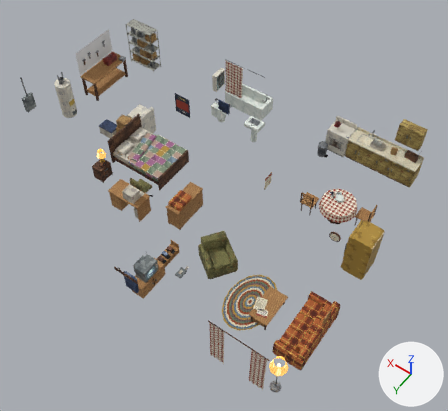
Before and after pictures for a commit that changed the glTF model THE_VEIL_ASSETS_V2/03_Residential/House_Variants/RES_PlayerHome_Furnishing.glb.
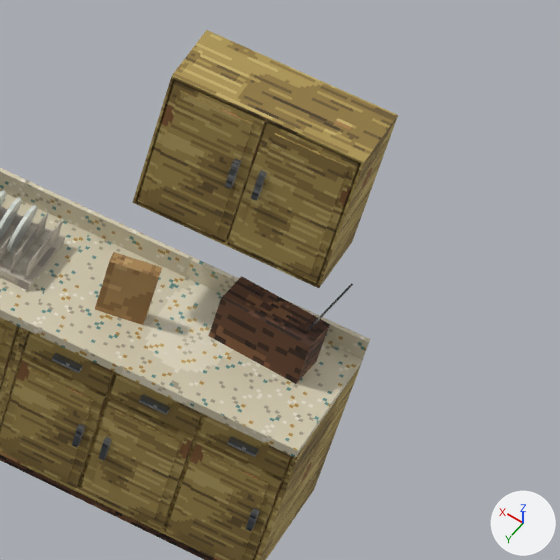
Each version appears first whole from a camera (50 mm lens) standing at (-8.62, 3.21, 16.36) and looking at (-1.47, -6.79, 0.64), and next in a close-up on the part from 84% to 100% of the width and 28% to 45% of the height. Every picture has the same lights, and +X, +Y and +Z are marked at lower right. The older version's two pictures come first. Objects named as collision shapes, trigger or cutter boxes, shadow casters or lower levels of detail are left out. Where no turn or scale is listed for an object, it has been applied to the vertices. Vertices at exactly the same position are counted once.

Objects in the first close-up: 'RES_PlayerHome_Furnishing_Mesh'.
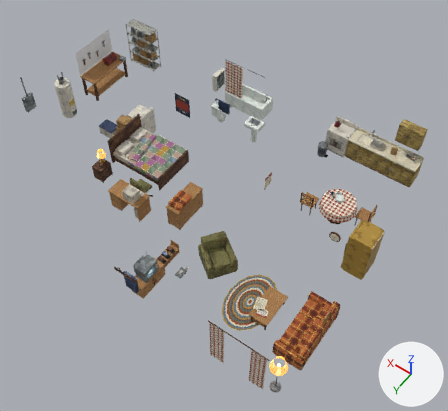
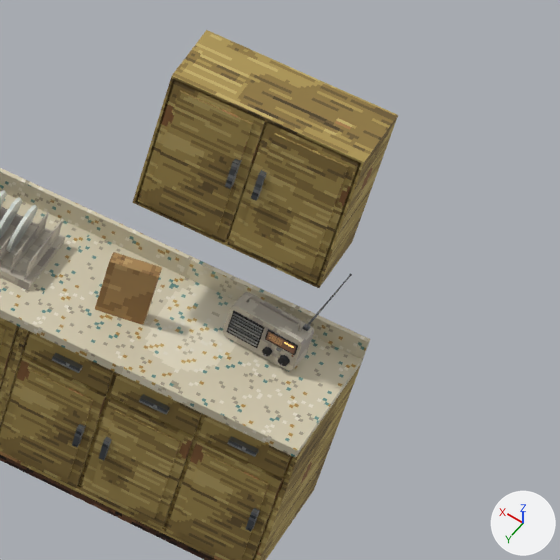
Diff of the bpy script that builds the scene:
```diff
--- a/THE_VEIL_ASSETS_V2/03_Residential/House_Variants/RES_PlayerHome_Furnishing.glb.py
+++ b/THE_VEIL_ASSETS_V2/03_Residential/House_Variants/RES_PlayerHome_Furnishing.glb.py
@@ me_res_playerhome_furnishing_mesh @@
-me_res_playerhome_furnishing_mesh.from_pydata(...)  # 4546 vertices, 6694 faces; spans x -6.41..6.39, y -11.5..-2.34, z 0.02..2.75
+me_res_playerhome_furnishing_mesh.from_pydata(...)  # 4810 vertices, 7062 faces; spans x -6.41..6.39, y -11.5..-2.34, z 0.02..2.75
+# me_res_playerhome_furnishing_mesh part 1: the loose piece of 8 vertices spanning x -5.6..-5.59, y -10.94..-10.93, z 1.3..1.46 is copied, and the copy is scaled about its middle by (9.25, 0.443, 0.0424), then moved by (0.02, -0.31, 0.19), in mat_m_furn_metalbrushed (picture img_t_furn_metalbrushed_png); it spans x -5.64..-5.51, y -11.25..-11.23, z 1.57..1.58
+# me_res_playerhome_furnishing_mesh part 2: the loose piece of 8 vertices spanning x -5.6..-5.59, y -10.94..-10.93, z 1.3..1.46 is copied, and the copy is scaled about its middle by (9.25, 0.443, 0.0424), then moved by (0.02, -0.31, 0.21), in mat_m_furn_metalbrushed (picture img_t_furn_metalbrushed_png); it spans x -5.64..-5.51, y -11.25..-11.23, z 1.59
+# me_res_playerhome_furnishing_mesh part 3: the loose piece of 8 vertices spanning x -5.6..-5.59, y -10.94..-10.93, z 1.3..1.46 is copied, and the copy is scaled about its middle by (9.25, 0.443, 0.0424), then moved by (0.02, -0.31, 0.23), in mat_m_furn_metalbrushed (picture img_t_furn_metalbrushed_png); it spans x -5.64..-5.51, y -11.25..-11.23, z 1.6..1.61
+# me_res_playerhome_furnishing_mesh part 4: the loose piece of 8 vertices spanning x -5.6..-5.59, y -10.94..-10.93, z 1.3..1.46 is copied, and the copy is scaled about its middle by (9.25, 0.443, 0.0424), then moved by (0.02, -0.31, 0.24), in mat_m_furn_metalbrushed (picture img_t_furn_metalbrushed_png); it spans x -5.64..-5.51, y -11.25..-11.23, z 1.62
+# me_res_playerhome_furnishing_mesh part 5: the loose piece of 8 vertices spanning x -5.6..-5.59, y -10.94..-10.93, z 1.3..1.46 is copied, and the copy is scaled about its middle by (9.25, 0.443, 0.0424), then moved by (0.02, -0.31, 0.26), in mat_m_furn_metalbrushed (picture img_t_furn_metalbrushed_png); it spans x -5.64..-5.51, y -11.25..-11.23, z 1.63..1.64
+# me_res_playerhome_furnishing_mesh part 6: the loose piece of 8 vertices spanning x -5.6..-5.59, y -10.94..-10.93, z 1.3..1.46 is copied, and the copy is scaled about its middle by (9.25, 0.443, 0.0424), then moved by (0.02, -0.31, 0.27), in mat_m_furn_metalbrushed (picture img_t_furn_metalbrushed_png); it spans x -5.64..-5.51, y -11.25..-11.23, z 1.65..1.66
+# me_res_playerhome_furnishing_mesh part 7: the loose piece of 8 vertices spanning x -5.6..-5.59, y -10.94..-10.93, z 1.3..1.46 is copied, and the copy is scaled about its middle by (9.25, 0.443, 0.0424), then moved by (0.02, -0.31, 0.29), in mat_m_furn_metalbrushed (picture img_t_furn_metalbrushed_png); it spans x -5.64..-5.51, y -11.25..-11.23, z 1.67
+# me_res_playerhome_furnishing_mesh part 8: the loose piece of 8 vertices spanning x -5.86..-5.44, y -11.38..-11.19, z 1.52..1.74 is scaled about its middle by (0.00999, 0.000457, 0), then moved by (-0.03, 0.07, -0.06), in mat_m_furn_metalbrushed (picture img_t_furn_metalbrushed_png)
+# me_res_playerhome_furnishing_mesh part 9: the loose piece of 8 vertices spanning x -5.97..-5.6, y -10.93..-10.9, z 1.3..1.46 is copied, and the copy is scaled about its middle by (0.369, 0.299, 0.344), then moved by (0.06, -0.31, 0.28), in mat_m_furn_rubber; it spans x -5.79..-5.66, y -11.24..-11.22, z 1.63..1.68
+# me_res_playerhome_furnishing_mesh part 10: the loose piece of 6 vertices spanning x -5.9..-5.8, y -11.27..-11.26, z 1.74..2.07 is deleted
+# me_res_playerhome_furnishing_mesh part 11: 122 vertices added at x -5.86..-5.49, y -11.39..-11.21, z 1.53..1.99
+# other edits to the shape of me_res_playerhome_furnishing_mesh do not show in these pictures
 me_res_playerhome_furnishing_mesh.materials.append(mat_m_res_rugbraided)
```

Where the change shows, as pixel boxes [x1, y1, x2, y2] in the close-ups (560 x 560 px; the box of a moved part takes in the faces that stretch with it):
part 1 of me_res_playerhome_furnishing_mesh, added: after [228, 329, 257, 346]
part 2 of me_res_playerhome_furnishing_mesh, added: after [229, 327, 258, 344]
part 3 of me_res_playerhome_furnishing_mesh, added: after [230, 324, 259, 341]
part 4 of me_res_playerhome_furnishing_mesh, added: after [231, 321, 260, 338]
part 5 of me_res_playerhome_furnishing_mesh, added: after [232, 319, 261, 336]
part 6 of me_res_playerhome_furnishing_mesh, added: after [232, 316, 262, 333]
part 7 of me_res_playerhome_furnishing_mesh, added: after [233, 313, 262, 330]
part 8 of me_res_playerhome_furnishing_mesh, moved or reshaped (not visible afterwards): before [208, 276, 330, 384]
part 9 of me_res_playerhome_furnishing_mesh, added: after [265, 329, 298, 355]
part 10 of me_res_playerhome_furnishing_mesh, deleted: before [308, 283, 353, 330]
part 11 of me_res_playerhome_furnishing_mesh, added: after [223, 276, 350, 371]
